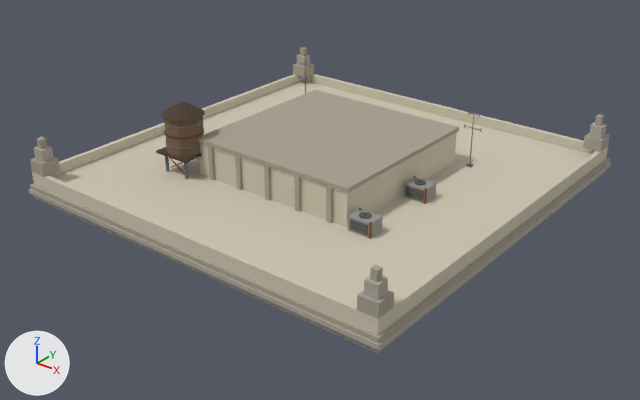
The glTF model assets/models/buildings/tw_deco_24_crown.glb as it was, and as the next commit left it.
One viewpoint serves both versions: a 50 mm camera at (29.3, -37.4, 21.9) aimed at (0.5, -1.5, -0.3). Every picture has the same lights, and +X, +Y and +Z are marked at lower left. The picture after the commit comes second. Vertices at exactly the same position are counted once.

In view in the first picture: 'tw_deco_24_crown'.
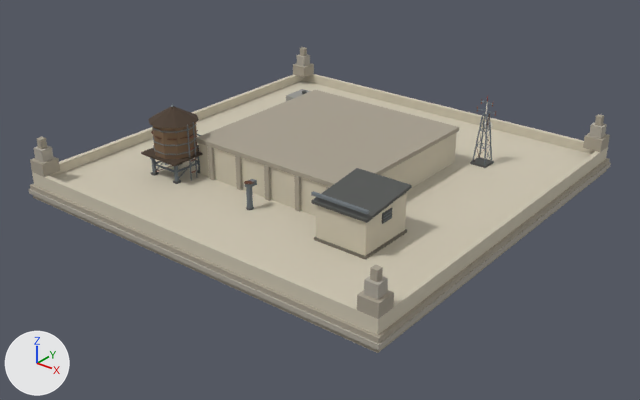
What differs and where, as boxes (x1, y1, x2, y2) in the pictures (640 x 400 px):
part 1 of me_tw_deco_24_crown, added: after (152, 159, 156, 173)
part 2 of me_tw_deco_24_crown, added: after (174, 165, 179, 181)
part 3 of me_tw_deco_24_crown, added: after (154, 164, 174, 172)
part 4 of me_tw_deco_24_crown, added: after (141, 145, 203, 166)
part 5 of me_tw_deco_24_crown, added (brown): after (152, 122, 198, 159)
part 6 of me_tw_deco_24_crown, added (brown): after (148, 107, 199, 128)
part 7 of me_tw_deco_24_crown, added: after (153, 145, 198, 155)
part 8 of me_tw_deco_24_crown, added: after (153, 138, 196, 146)
part 9 of me_tw_deco_24_crown, added: after (152, 124, 197, 133)
part 10 of me_tw_deco_24_crown, added: after (187, 124, 192, 181)
part 11 of me_tw_deco_24_crown, added: after (193, 122, 198, 178)
part 12 of me_tw_deco_24_crown, added: after (311, 191, 369, 214)
part 13 of me_tw_deco_24_crown, deleted: before (161, 60, 482, 239)
part 14 of me_tw_deco_24_crown, added: after (470, 96, 496, 168)
part 15 of me_tw_deco_24_crown, added (mostly hidden): after (286, 89, 311, 101)
part 16 of me_tw_deco_24_crown, built on: before (156, 116, 204, 163); after (151, 130, 412, 260)

The edits, one by one:
me_tw_deco_24_crown is used by ob_tw_deco_24_crown; location (0.0, 0.0, 0.0).
me_tw_deco_24_crown had 909 vertices, 1426 faces and spanned x -12.1..12.1, y -12.1..12.1, z 0.0..5.5.
me_tw_deco_24_crown now has 1545 vertices, 2414 faces and spans x -12.1..12.1, y -12.1..12.1, z 0.0..5.2.
me_tw_deco_24_crown part 1: a new loose piece, a box spanning x -7.4..-7.24, y -7.01..-6.85, z 1.12..2.15, in mat_palette (picture img_palette).
me_tw_deco_24_crown part 2: a new loose piece, a box spanning x -5.55..-5.39, y -7.01..-6.85, z 1.12..2.15, in mat_palette (picture img_palette).
me_tw_deco_24_crown part 3: a new loose piece, a box spanning x -7.325..-5.475, y -6.965..-6.885, z 1.598..1.678, in mat_palette (picture img_palette).
me_tw_deco_24_crown part 4: a new loose piece, a box spanning x -7.8..-5.0, y -7.4..-4.6, z 2.29..2.39, in mat_palette (picture img_palette).
me_tw_deco_24_crown part 5: a new loose piece, a 10-sided cylinder along z spanning x -7.7..-5.2, y -7.2..-4.8, z 2.4..4.3, in mat_palette (picture img_palette).
me_tw_deco_24_crown part 6: a new loose piece, a 10-sided cut cone along z (radius 1.43 at the low end, 0.06 at the high end) spanning x -7.83..-4.97, y -7.36..-4.64, z 4.29..5.07, in mat_palette (picture img_palette).
me_tw_deco_24_crown part 7: a new loose piece, a 10-sided cylinder along z spanning x -7.68..-5.12, y -7.217..-4.783, z 2.656..2.716, in mat_palette (picture img_palette).
me_tw_deco_24_crown part 8: a new loose piece, a 10-sided cylinder along z spanning x -7.68..-5.12, y -7.217..-4.783, z 3.188..3.248, in mat_palette (picture img_palette).
me_tw_deco_24_crown part 9: a new loose piece, a 10-sided cylinder along z spanning x -7.68..-5.12, y -7.217..-4.783, z 3.986..4.046, in mat_palette (picture img_palette).
me_tw_deco_24_crown part 10: a new loose piece, a box spanning x -5.075..-5.025, y -6.245..-6.195, z 1.0..4.39, in mat_palette (picture img_palette).
me_tw_deco_24_crown part 11: a new loose piece, a box spanning x -5.075..-5.025, y -5.805..-5.755, z 1.0..4.39, in mat_palette (picture img_palette).
me_tw_deco_24_crown part 12: a new loose piece, a box spanning x 4.74..8.06, y -7.46..-7.28, z 3.46..3.6, in mat_palette (picture img_palette).
me_tw_deco_24_crown part 13: 66 loose pieces with 597 vertices, spanning x -7.5..7.0, y -6.7..5.5, z 1.0..5.5, are deleted.
me_tw_deco_24_crown part 14: 386 vertices added at x 6.0..7.2, y 5.7..6.7, z 1.0..5.2.
me_tw_deco_24_crown part 15: 348 vertices added at x -7.8..0.7, y 4.7..7.3, z 1.0..2.8.
me_tw_deco_24_crown part 16: 56 vertices removed from x -7.4..-5.0, y -6.6..-4.2, z 2.2..4.5; 256 vertices added at x -7.7..8.1, y -7.5..-3.6, z 1.0..3.6.
Other edits to the shape of me_tw_deco_24_crown do not show in these pictures.
